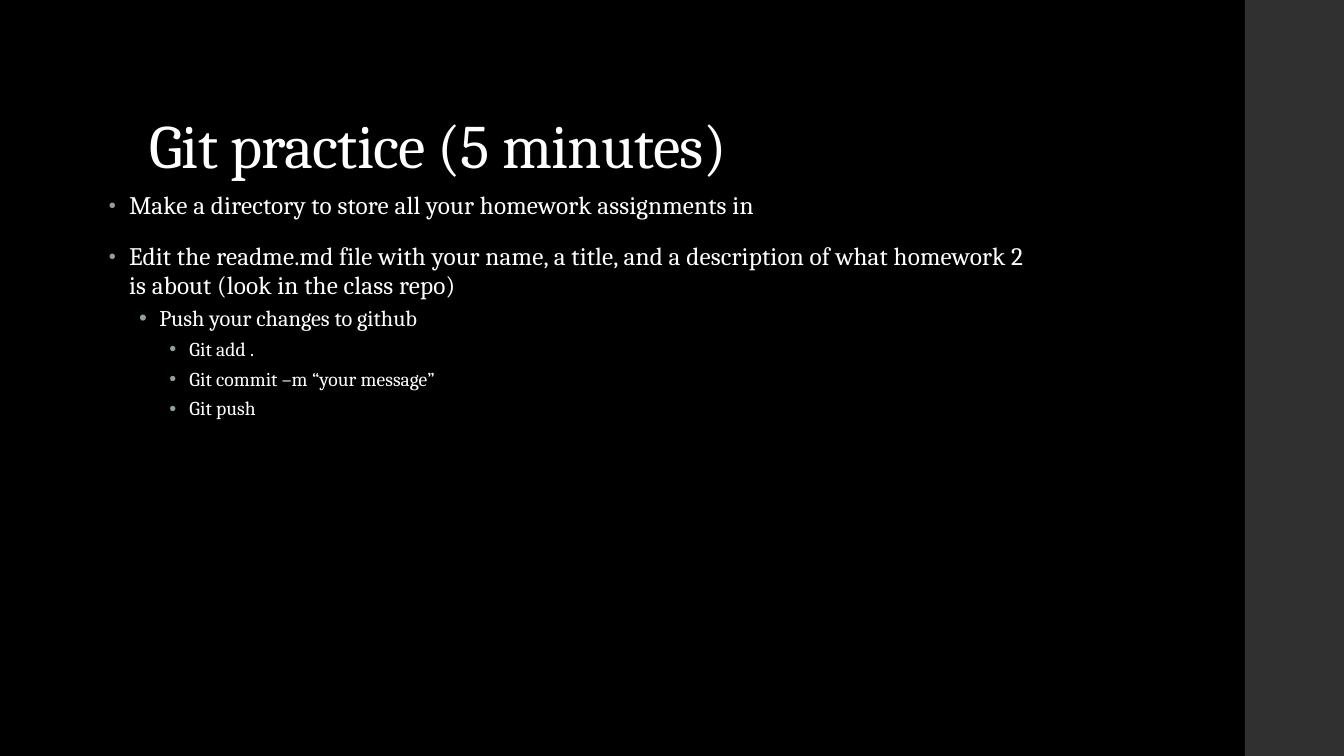
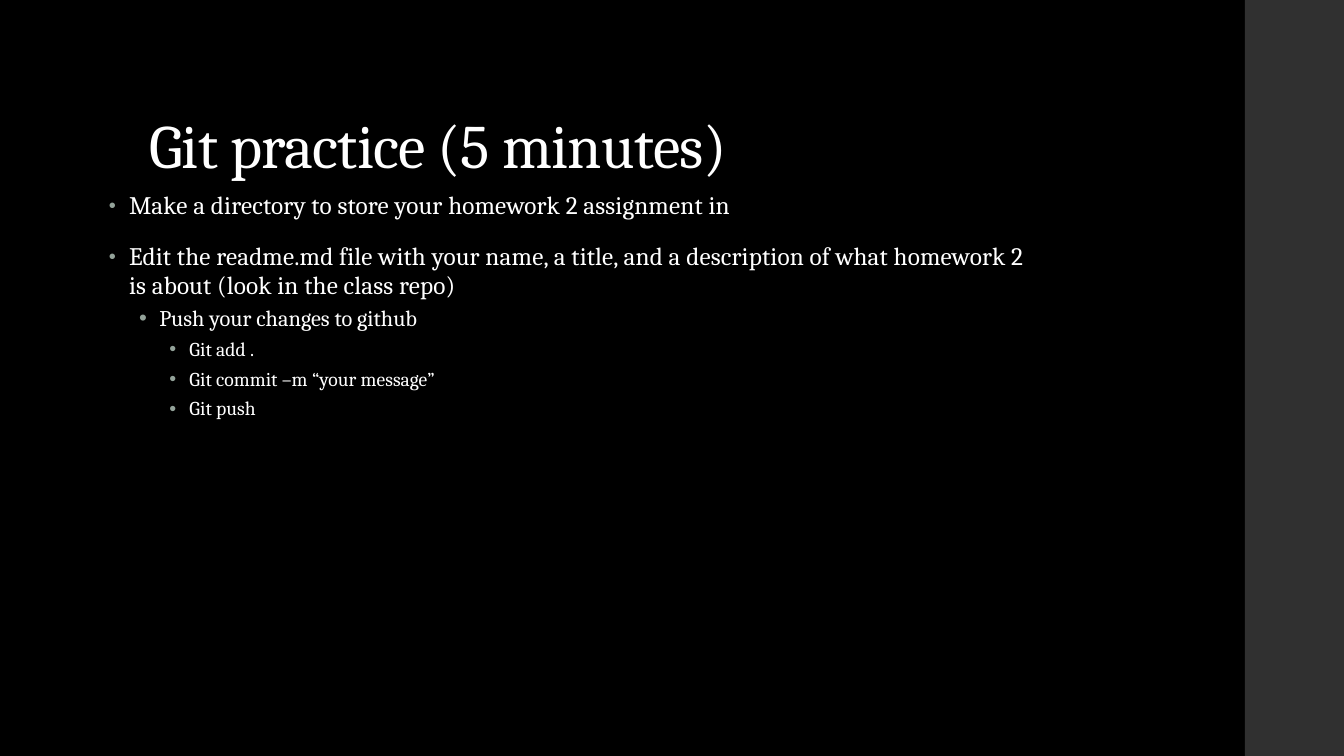
Before and after one commit to LaunchCoderGirlSTL/Data-Science-Assignments, a slide deck: slide 13 of course_material/week_02/week_02_presentation.pptx (slide 12 before the commit). Drawn at 1344x756 pixels with LibreOffice and Linux fonts; fonts in the diff are those of the drawing. Boxes give left, top, right and bottom in pixels: in the first picture for what was removed or moved away, otherwise in the second. Text is boxed around its words. In the diff, an @@ line names an element or a change of style, - is before the commit and + after.

```diff
--- a/course_material/week_02/week_02_presentation.pptx
+++ b/course_material/week_02/week_02_presentation.pptx
@@ text at (x1=129, y1=196, x2=730, y2=220): text changed @@
-• Make a directory to store all your homework assignments in
+• Make a directory to store your homework 2 assignment in
```
Also in this commit, not shown: 1 other slide changed, 1 slide added, 3 other files.
